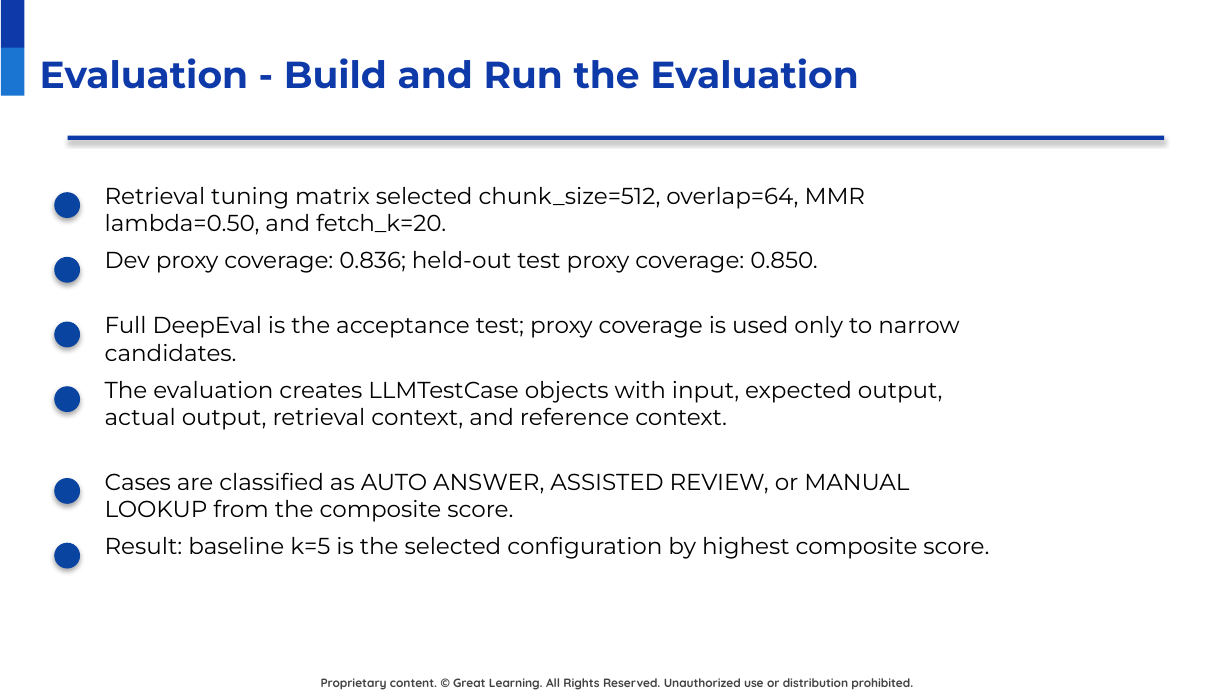
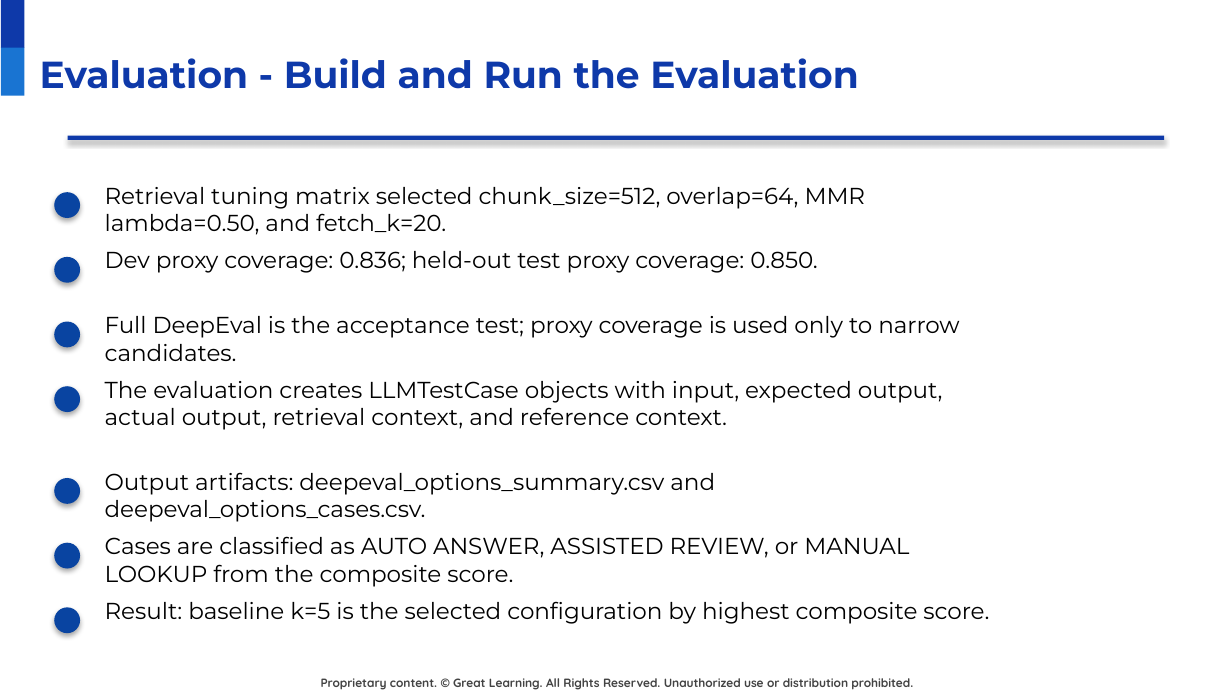
Before and after one commit to raovutukoor1/aurora-stay-qna, a slide deck: slide 17 of presentations/Aurora_Stays_RAG_Project_Presentation_Template_Style.pptx. Drawn at 1232x693 pixels with LibreOffice and Linux fonts; fonts in the diff are those of the drawing; background and template pictures are left out. Boxes give left, top, right and bottom in pixels: in the first picture for what was removed or moved away, otherwise in the second. Text is boxed around its words. In the diff, an @@ line names an element or a change of style, - is before the commit and + after.

```diff
--- a/presentations/Aurora_Stays_RAG_Project_Presentation_Template_Style.pptx
+++ b/presentations/Aurora_Stays_RAG_Project_Presentation_Template_Style.pptx
@@ text added at [105,472,715,522], 13.5 pt, text #000000 @@
+Output artifacts: deepeval_options_summary.csv and deepeval_options_cases.csv.
@@ text "Cases are classified as AUTO ...": place and size @@
-text "Cases are classified as AUTO ..." at [105,472,909,522]
+text "Cases are classified as AUTO ..." at [105,536,909,587]
@@ text "Result: baseline k=5 is the ...": place and size @@
-text "Result: baseline k=5 is the ..." at [105,536,989,559]
+text "Result: baseline k=5 is the ..." at [105,601,989,624]
@@ ellipse added at [54,607,80,633], fill #0944A1 @@
```
Also in this commit, not shown: 6 other slides changed, 1 slide added, 1 slide removed, 2 other files.
